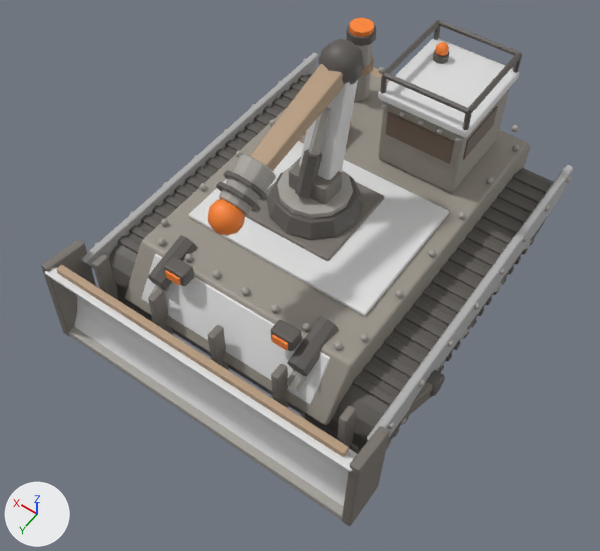
The glTF model game/models/crucible_builder_vehicle.glb, before and after one commit.
Before and after are seen from a 50 mm camera at (-1.51, 2.39, 3.59) aimed at (-0.08, 0.4, 0.46). Arrows for +X, +Y and +Z are at lower left; the lights stay in place. The first picture is the older version. Vertices at exactly the same position are counted once.

Names of what the first picture shows: 'Body'.
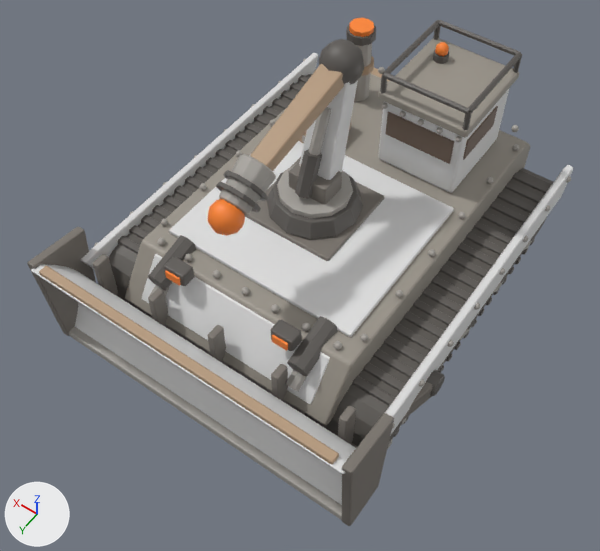
Boxes [x1, y1, x2, y2] around the edits, measured in the pictures (600 x 551 px; the box of a moved part takes in the faces that stretch with it):
```json
{"object": "Body", "change": "reshaped", "before": [41, 18, 573, 526], "after": [27, 18, 573, 526]}
{"part": 1, "of": "me_body", "change": "moved or reshaped", "before": [189, 141, 449, 316], "after": [169, 141, 454, 337]}
{"part": 2, "of": "me_body", "change": "moved or reshaped", "before": [56, 265, 349, 457], "after": [39, 266, 339, 464]}
{"part": 3, "of": "me_body", "change": "moved or reshaped", "before": [41, 240, 390, 526], "after": [27, 227, 394, 526]}
{"part": 4, "of": "me_body", "change": "recoloured", "before": [81, 39, 573, 436], "after": [81, 39, 573, 436]}
```

Scene script edits in JSON lines:
```json
{"block": "me_body", "where": "# used by ob_body; location = (0.0, 0.0, 0.0)"}
{"op": "remove", "block": "me_body", "code": "me_body.from_pydata(...)  # 6374 vertices, 11800 faces; spans x -0.9..0.9, y -1.09..1.14, z -0.01..1.44"}
{"op": "add", "block": "me_body", "code": "me_body.from_pydata(...)  # 6374 vertices, 11800 faces; spans x -0.9..0.9, y -1.09..1.19, z -0.01..1.44"}
{"block": "me_body", "change": "me_body part 1: the loose piece of 24 vertices spanning x -0.51..0.51, y -0.26..0.5, z 0.58..0.6 is scaled about its middle by (1.02, 1.21, 1), then moved by (0.0, 0.05, 0.0)"}
{"block": "me_body", "change": "me_body part 2: the loose piece of 24 vertices spanning x -0.8..0.8, y 1.06..1.1, z 0.54..0.58 is moved by (0.0, 0.08, 0.07)"}
{"block": "me_body", "change": "me_body part 3: 92 of 6374 vertices moved; they spanned x -0.88..0.88, y 0.88..1.13, z 0.09..0.57 and now span x -0.88..0.88, y 0.86..1.19, z 0.1..0.65; mean shift (0.0, 0.01, 0.06); largest move (-0.88, 1.11, 0.57) -> (-0.88, 1.17, 0.65)"}
{"block": "me_body", "change": "me_body part 4: 240 kept faces spanning x -0.85..0.85, y -1.05..0.94, z 0.28..1.02 get new vertex colours; the middle colour goes from grey #b3b3b3 to light grey #e1e1e1"}
```
